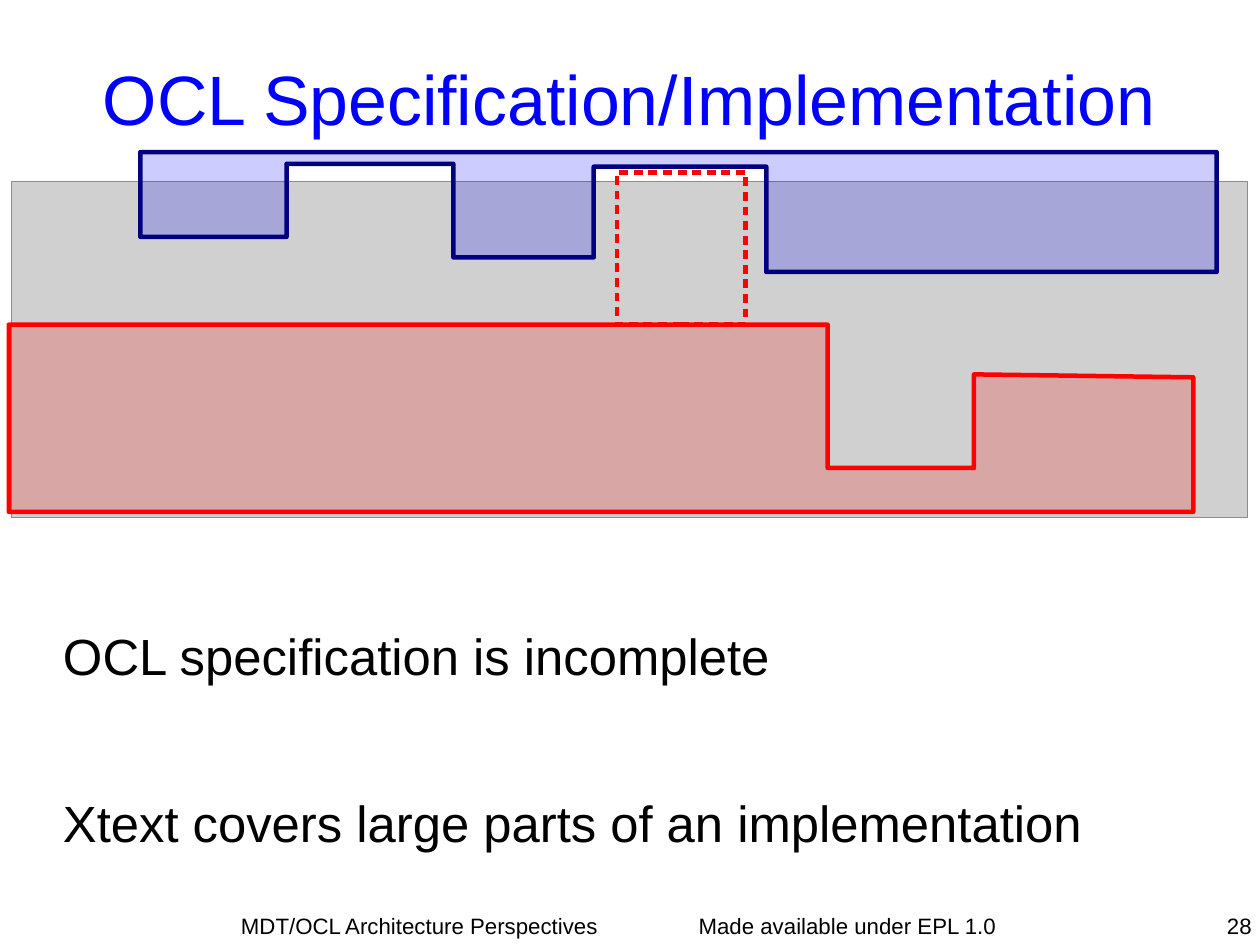
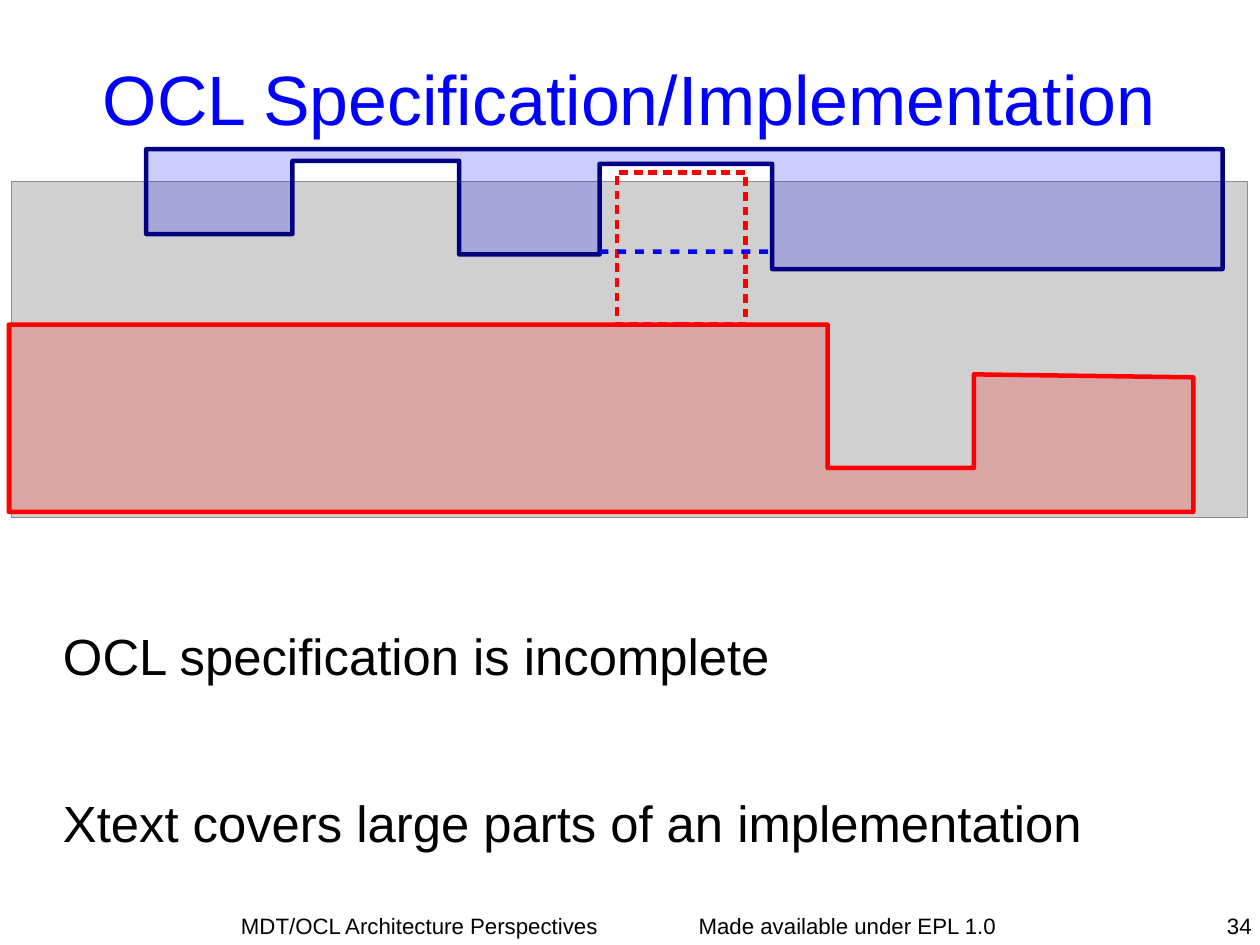
Before and after one commit to eclipse-ocl/ocl-website, a slide deck: slide 34 of ocl/docs/publications/Dresden2010Visit/DresdenVisit.odp (slide 28 before the commit). Drawn at 1260x945 pixels with LibreOffice and Linux fonts; fonts in the diff are those of the drawing; grey boxes stand for pictures. Boxes give left, top, right and bottom in pixels: in the first picture for what was removed or moved away, otherwise in the second. Text is boxed around its words. In the diff, an @@ line names an element or a change of style, - is before the commit and + after.

```diff
--- a/ocl/docs/publications/Dresden2010Visit/DresdenVisit.odp
+++ b/ocl/docs/publications/Dresden2010Visit/DresdenVisit.odp
@@ freeform shape: place and size @@
-freeform shape at [141, 152, 1218, 272]
+freeform shape at [146, 150, 1223, 270]
@@ line added from (600, 252) to (773, 252), #0000FF 2.83 pt @@
@@ page number at [1227, 918, 1252, 935]: text changed @@
-28
+34
```
Also in this commit, not shown: 11 other slides changed, 9 slides added, 2 slides removed.
